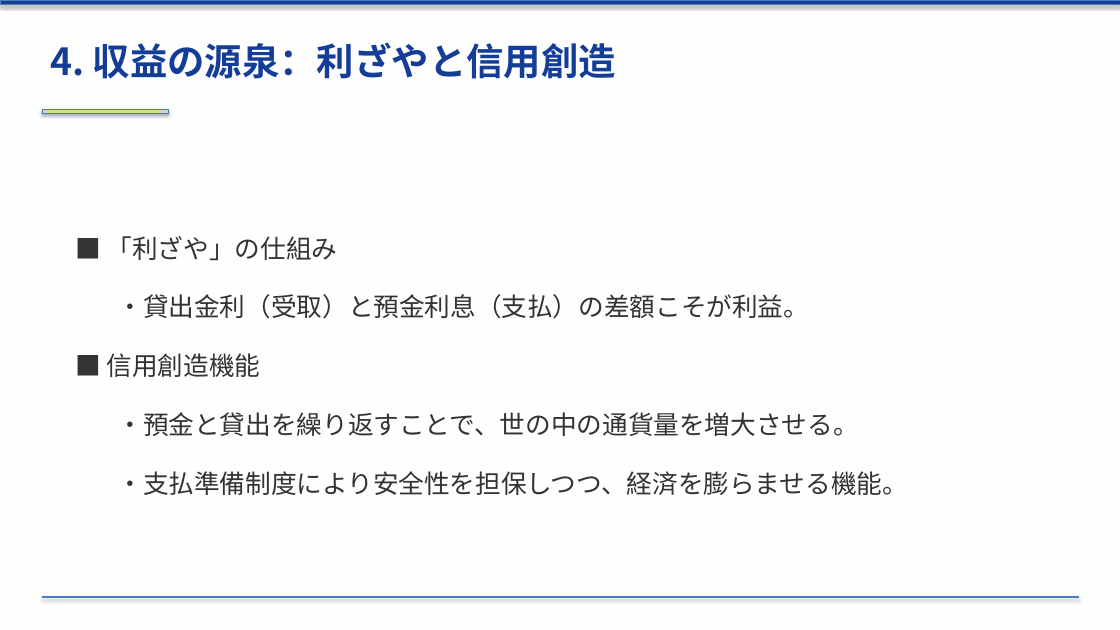
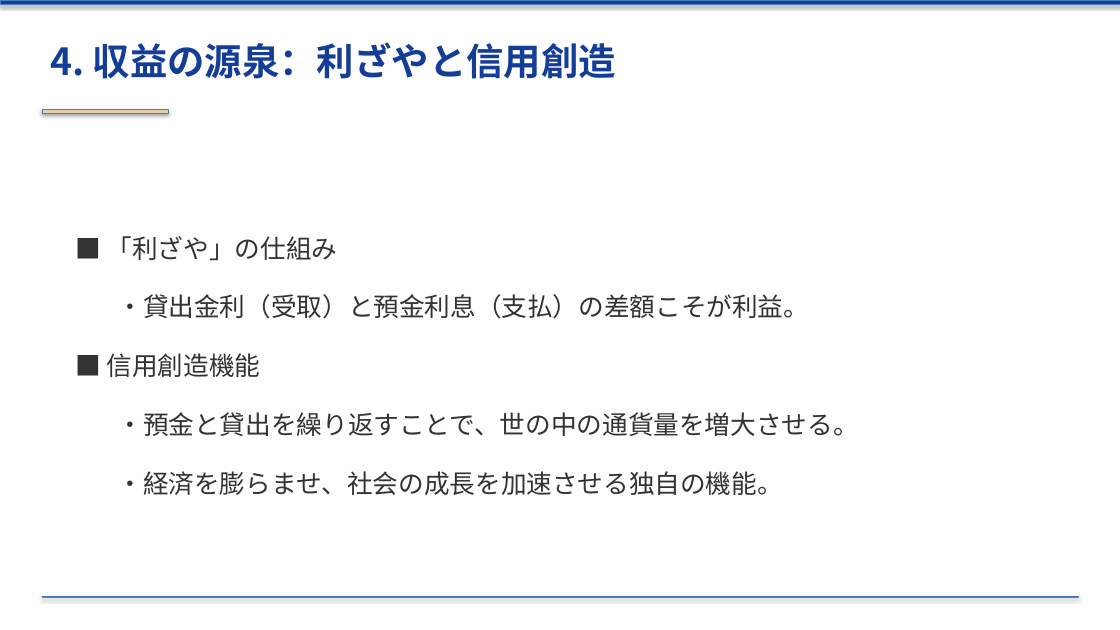
Before and after one commit to xilicrysta/bank-pptx, a slide deck: slide 14 of bank_industry_presentation.pptx. Drawn at 1120x630 pixels with LibreOffice and Linux fonts; fonts in the diff are those of the drawing. Boxes give left, top, right and bottom in pixels: in the first picture for what was removed or moved away, otherwise in the second. Text is boxed around its words. In the diff, an @@ line names an element or a change of style, - is before the commit and + after.

```diff
--- a/bank_industry_presentation.pptx
+++ b/bank_industry_presentation.pptx
@@ text at <box>117,471,782,495</box>: text changed @@
-  ・支払準備制度により安全性を担保しつつ、経済を膨らませる機能。
+  ・経済を膨らませ、社会の成長を加速させる独自の機能。
```
Also in this commit, not shown: 4 other slides changed, 2 other files.
